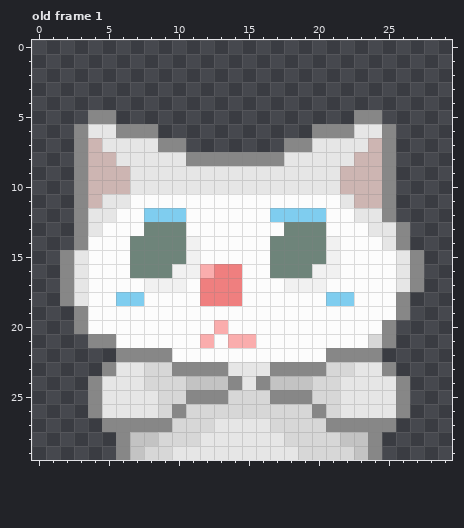
Two states of a pixel-art file, project/v3-ten-million-reward/joker.aseprite. The first picture shows the starting point.
30x30 pixels, 6 frames. Colours within 5 levels of each other are drawn and written as one. Shown: old frame 1. The commit also changed other frames, which this record leaves out.
After the commit:
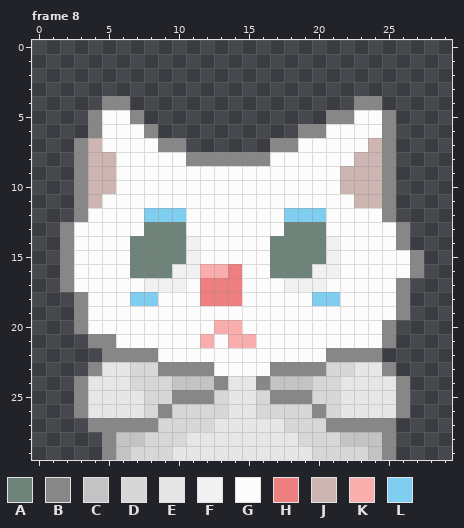
Palette (. is transparent): A #6e847a  B #878787  C #c3c3c3  D #d7d7d7  E #e6e6e6  F #f1f1f1  G #fcfcfc  H #ef7f7f  J #cdb5b2  K #faadad  L #7fcdef
A new or re-ordered frame is compared with the old frame closest to it.
Changes in this commit:
frames 6 -> 8
Frame 8 is new; against old frame 1, layers "l-hand", "cat":
There is now colour B in row 4 at x 5 to 6 and 23 to 24; in row 5 at x 7, 21 to 22 and 25; in row 6 at x 19; in row 7 at x 17; in rows 13 to 14 at x 2; in row 22 at x 5.
There is now colour B in row 23 at x 4; in rows 24 to 26 at x 3; in row 27 at x 4; in rows 28 to 29 at x 5 and 25.
The edit turns colour C into colour B in row 24 at x 13.
The edit turns colour D into colour B in row 23 at x 9; in row 25 at x 10; in row 26 at x 9.
The edit turns colour E into colour B in row 6 at x 4; in row 17 at x 26; in row 18 at x 3.
The edit turns colour B into colour C in rows 28 to 29 at x 6 and 24.
The edit turns colour D into colour C in row 24 at x 10.
The edit turns colour B into colour D in row 25 at x 13; in row 26 at x 10; in row 27 at x 9.
The edit turns colour C into colour D in row 28 at x 8; in row 29 at x 7 and 23.
The edit turns colour E into colour D in rows 23 to 24 at x 7; in rows 25 to 26 at x 8.
The edit turns colour B into colour E in row 23 at x 5; in row 24 at x 4 and 14; in rows 25 to 26 at x 4.
The edit turns colour D into colour E in rows 25 to 26 at x 14 to 15; in row 27 at x 17; in row 28 at x 11 and 18; in row 29 at x 19.
There is now colour G in row 5 at x 6.
The edit turns colour B into colour G in row 5 at x 5 and 23 to 24; in row 6 at x 6 to 7 and 21 to 22; in row 7 at x 19; in row 8 at x 17; in rows 13 to 14 at x 3; in row 22 at x 9.
The edit turns colour B into colour G in row 23 at x 13.
The edit turns colour D into colour G in row 21 at x 24.
The edit turns colour E into colour G in row 6 at x 5 and 23 to 24; in row 7 at x 5 to 8 and 20 to 23; in row 8 at x 6 to 10 and 18 to 22; in rows 9 to 10 at x 7 to 21; in row 11 at x 5 to 6 and 22; in row 12 at x 4 to 5 and 23 to 24.
The edit turns colour E into colour G in row 13 at x 4 and 24 to 25; in row 14 at x 25; in rows 15 to 16 at x 3 and 26; in row 17 at x 3; in row 23 at x 14 to 16.
The edit turns colour J into colour G in rows 9 to 10 at x 6.
The edit turns colour L into colour G in row 12 at x 17; in row 18 at x 6 and 22.
The edit turns colour G into colour K in row 20 at x 14.
The edit turns colour H into colour K in row 16 at x 13.
The edit turns colour G into colour L in row 18 at x 8 and 20.
The edit erases colour B in row 6 at x 3; in row 17 at x 27; in row 18 at x 2.
Changed places in both pictures, as pixel boxes (x1, y1, x2, y2):
changed: (60, 96, 424, 460)
